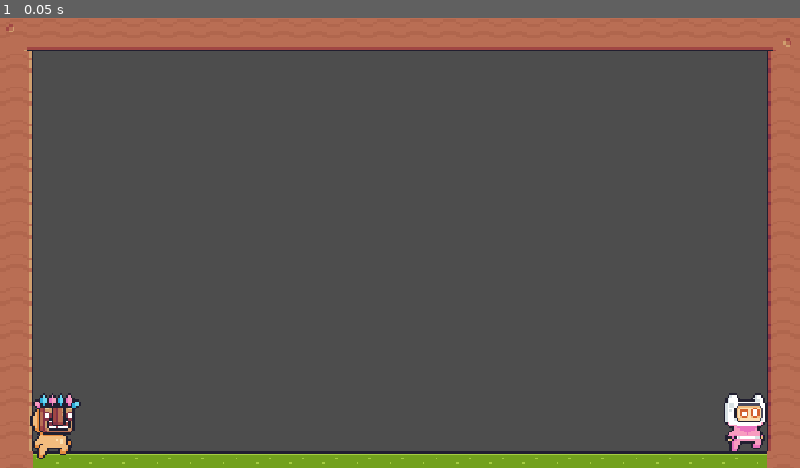
Above: before the commit, frame 1.
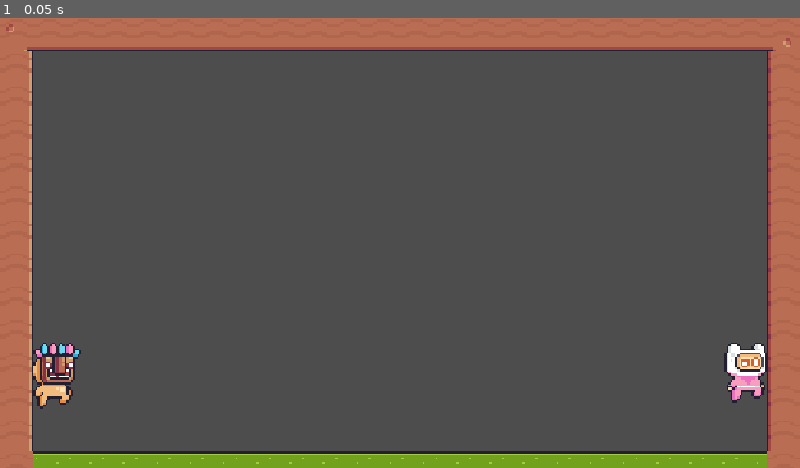
Above: after the commit, the same moment.

Repository: DinomonmonS/War-For-The-World-Tree
Game: Godot game, scene res://Grass.tscn
Same seed, same stepped clock (60 frames per second), same inputs: the game is played once before the commit and once after it.
Inputs:
- Up to frame 1 (0.05 s): no input

The runs differ from the first frame. In frame 1, 2.2% of the frame differs, in the area x 3-96%, y 72-98%.
Error before the commit: Invalid operands 'Array' and 'int' in operator '=='. (res://Characters/movement.gd:19)

Commit message:
all done :3

Diff:
--- /dev/null
+++ b/Characters/Controller2.gd
@@ -0,0 +1,33 @@
+extends CharacterBody2D
+const SPEED = 300.0
+const JUMP_VELOCITY = -600.0
+var current_buttons = {}
+var previous_buttons = {}
+@onready var sprite_2d: AnimatedSprite2D = $AnimatedSprite2D
+@export var device_id: int = 0
+
+
+# Called when the node enters the scene tree for the first time.
+func _ready() -> void:
+	pass # Replace with function body.
+
+func get_horizontal() -> void:
+	var direction = 0.0
+	#if Input.is_joy_button_pressed(device_id, JOY_BUTTON_DPAD_LEFT):
+	if Input.is_action_just_pressed("Left P1") and device_id == 0:
+		direction = -1.0
+	#if Input.is_joy_button_pressed(device_id, JOY_BUTTON_DPAD_RIGHT):
+	if Input.is_action_just_pressed("Right P1") and device_id == 0:
+		direction = 1.0
+
+# Called every frame. 'delta' is the elapsed time since the previous frame.
+func _process(delta: float) -> void:
+	#if (previous_buttons == current_buttons):
+		#pass
+	if not is_on_floor():
+		velocity += get_gravity() * delta
+		sprite_2d.animation = "Jump"
+	get_horizontal()
+
+func button_pressed(button) -> bool:
+	return current_buttons.get(button, false)
--- a/Characters/Mask Man.tscn
+++ b/Characters/Mask Man.tscn
@@ -1,6 +1,6 @@
 [gd_scene format=3 uid="uid://bvpwsqt33xs2j"]
 
-[ext_resource type="Script" uid="uid://dwkqpl73vxfdl" path="res://Characters/movement.gd" id="1_6il2j"]
+[ext_resource type="Script" uid="uid://rnh05ufqus4i" path="res://Characters/Controller2.gd" id="1_6il2j"]
 [ext_resource type="Texture2D" uid="uid://dqer23dw6xa5a" path="res://Character Art/Appearing (96x96).png" id="1_7apur"]
 [ext_resource type="Texture2D" uid="uid://cimhb0bxkhx37" path="res://Character Art/Mask Dude/Fall (32x32).png" id="1_jhv5p"]
 [ext_resource type="Texture2D" uid="uid://sit3s7tsiwfd" path="res://Character Art/Mask Dude/Hit (32x32).png" id="2_7apur"]
@@ -368,6 +368,7 @@
 
 [node name="CharacterBody2D" type="CharacterBody2D" parent="." unique_id=1638299711]
 script = ExtResource("1_6il2j")
+player_id = 1
 
 [node name="AnimatedSprite2D" type="AnimatedSprite2D" parent="CharacterBody2D" unique_id=4820718]
 texture_filter = 1
--- a/Characters/Pink Man.tscn
+++ b/Characters/Pink Man.tscn
@@ -1,7 +1,7 @@
 [gd_scene format=3 uid="uid://mpbpc232obj6"]
 
 [ext_resource type="Texture2D" uid="uid://dqer23dw6xa5a" path="res://Character Art/Appearing (96x96).png" id="1_kq5a6"]
-[ext_resource type="Script" uid="uid://dwkqpl73vxfdl" path="res://Characters/movement.gd" id="1_kttsq"]
+[ext_resource type="Script" uid="uid://rnh05ufqus4i" path="res://Characters/Controller2.gd" id="1_kttsq"]
 [ext_resource type="Texture2D" uid="uid://bywvpxi6o2o7s" path="res://Character Art/Pink Man/Fall (32x32).png" id="2_kttsq"]
 [ext_resource type="Texture2D" uid="uid://djbf0nj6whdju" path="res://Character Art/Pink Man/Hit (32x32).png" id="3_fq6qi"]
 [ext_resource type="Texture2D" uid="uid://dy5hrc6ubthq4" path="res://Character Art/Pink Man/Idle (32x32).png" id="4_ggcr4"]
--- a/Characters/movement.gd
+++ b/Characters/movement.gd
@@ -1,40 +1,43 @@
-extends CharacterBody2D
-const SPEED = 300.0
-const JUMP_VELOCITY = -600.0
-var array = [Input.get_connected_joypads()]
-@onready var sprite_2d: AnimatedSprite2D = $AnimatedSprite2D
-
-func _physics_process(delta: float) -> void:
-	var isleft =  velocity.x < 0
-	sprite_2d.flip_h = isleft
-	if (velocity.x > 1 || velocity.x < 1):
-		sprite_2d.animation = "Run"
-	else:
-		sprite_2d.animation = "Idle"
-
-	# Add the gravity.
-	if not is_on_floor():
-		velocity += get_gravity() * delta
-		sprite_2d.animation = "Jump"
-	if (array[0] == 0): #Check if player is player 1
-		if Input.is_action_just_pressed("Jump P1") and is_on_floor():
-			velocity.y = JUMP_VELOCITY
-
-	# Get the input direction and handle the movement/deceleration.
-		var direction := Input.get_axis("Left P1", "Right P1")
-		if direction:
-			velocity.x = direction * SPEED
-		else:
-			velocity.x = move_toward(velocity.x, 0, SPEED)
-
-	if (array[1] == 1): #Check if player is player 2
-		if Input.is_action_just_pressed("Jump P2") and is_on_floor():
-			velocity.y = JUMP_VELOCITY
-
-		var direction := Input.get_axis("Left P2", "Right P2")
-		if direction:
-			velocity.x = direction * SPEED
-		else:
-			velocity.x = move_toward(velocity.x, 0, SPEED)
-
-	move_and_slide()
+#extends CharacterBody2D
+#const SPEED = 300.0
+#const JUMP_VELOCITY = -600.0
+#var array = [Input.get_connected_joypads()]
+#@onready var sprite_2d: AnimatedSprite2D = $AnimatedSprite2D
+#
+#func _physics_process(delta: float) -> void:
+	#var isleft =  velocity.x < 0
+	#sprite_2d.flip_h = isleft
+	#if (velocity.x > 1 || velocity.x < 1):
+		#sprite_2d.animation = "Run"
+	#else:
+		#sprite_2d.animation = "Idle"
+#
+	## Add the gravity.
+	#if not is_on_floor():
+		#velocity += get_gravity() * delta
+		#sprite_2d.animation = "Jump"
+	#if (array[0] == 0): #Check if player is player 1
+		#if Input.is_action_just_pressed("Jump P1") and is_on_floor():
+			#velocity.y = JUMP_VELOCITY
+#
+	## Get the input direction and handle the movement/deceleration.
+		#var direction := Input.get_axis("Left P1", "Right P1")
+		#if direction:
+			#velocity.x = direction * SPEED
+		#else:
+			#velocity.x = move_toward(velocity.x, 0, SPEED)
+	#
+	#if (array[1] == 1): #Check if player is player 2
+		#if Input.is_action_just_pressed("Jump P2") and is_on_floor():
+			#velocity.y = JUMP_VELOCITY
+				#
+		#var direction := Input.get_axis("Left P2", "Right P2")
+		#if direction:
+			#velocity.x = direction * SPEED
+		#else:
+			#velocity.x = move_toward(velocity.x, 0, SPEED)
+#
+	#move_and_slide()
+	#
+	#
+	#
--- a/Grass.tscn
+++ b/Grass.tscn
@@ -227,7 +227,7 @@
 physics_layer_0/collision_layer = 1
 sources/0 = SubResource("TileSetAtlasSource_d2gna")
 
-[node name="Node2D" type="Node2D" unique_id=386380272]
+[node name="Node2D2" type="Node2D" unique_id=386380272]
 
 [node name="TileMap" type="TileMap" parent="." unique_id=1655653735]
 texture_filter = 1
@@ -237,8 +237,8 @@
 layer_0/tile_data = PackedInt32Array(851968, 458752, 1, 851969, 458752, 0, 851970, 458752, 0, 851971, 458752, 0, 851972 …(1177 unchanged characters)…
 
 [node name="Node2D" parent="." unique_id=1716544868 instance=ExtResource("2_po8e2")]
-position = Vector2(74, 588)
+position = Vector2(75, 515)
 
 [node name="Node2D2" parent="." unique_id=631068059 instance=ExtResource("3_po8e2")]
 texture_filter = 1
-position = Vector2(1072, 579)
+position = Vector2(1073, 506)
Not shown, added: Characters/Controller2.gd.uid
